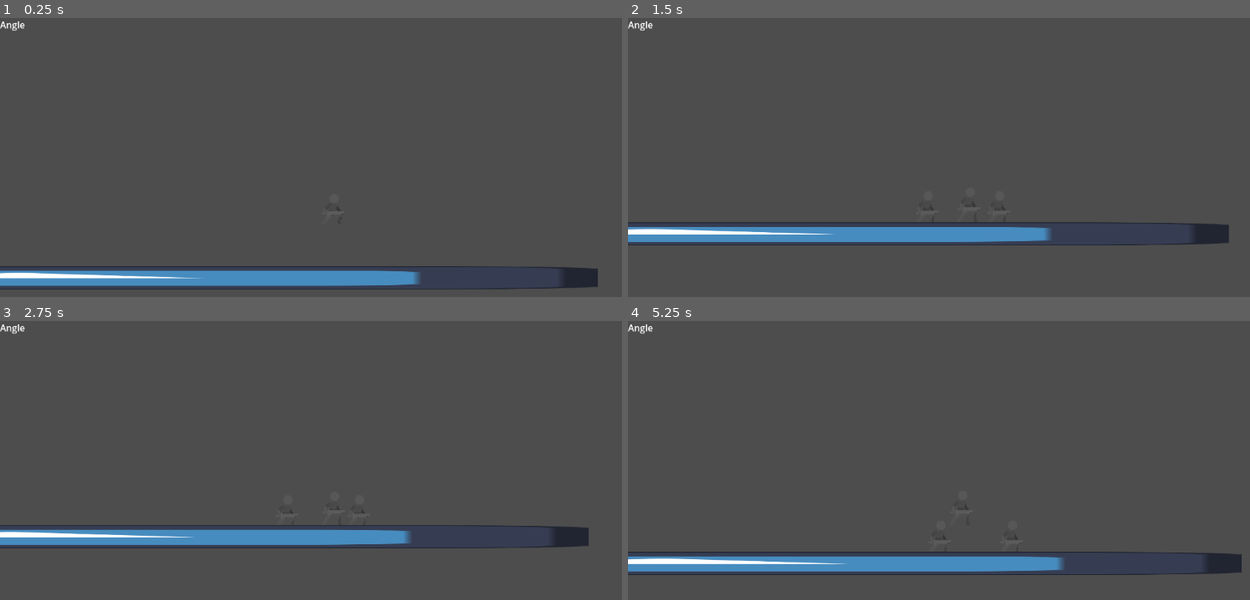
Above: before the commit, frames 1-4 (two rows, left to right).
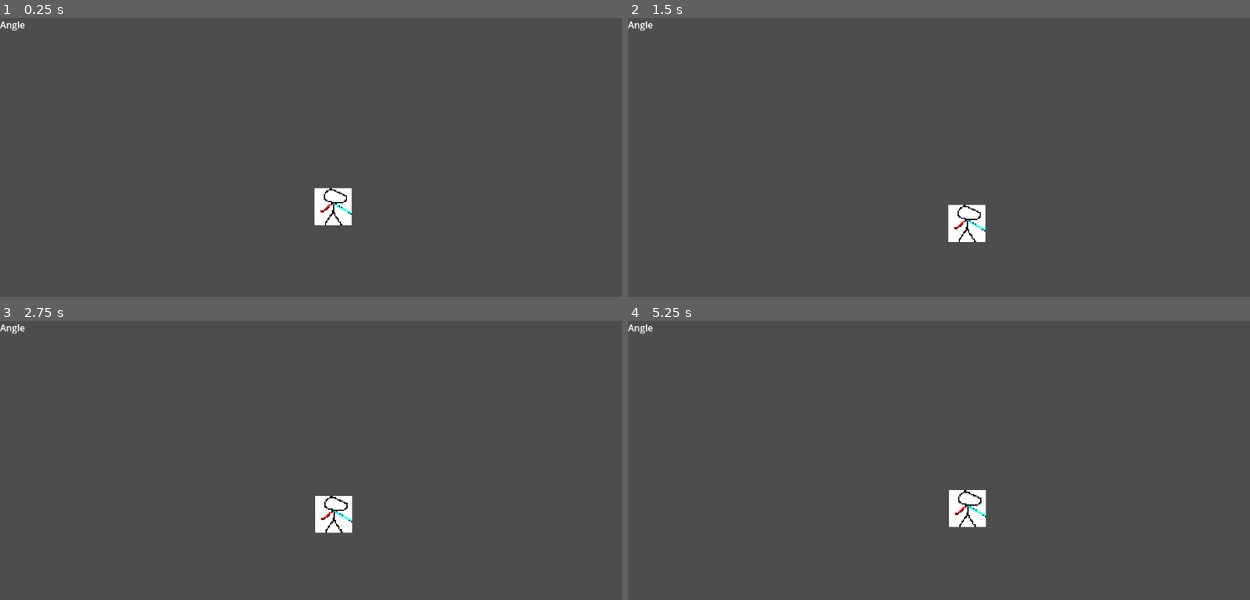
Above: after the commit, the same moments.

Repository: f-word-theta/untitled-portal-game
Game: Godot game, scene res://main.tscn
Same seed, same stepped clock (60 frames per second), same inputs: the game is played once before the commit and once after it. The engine's default icon, where the game draws it, is replaced by a stand-in: a white triangle on a blue panel in a dark square.
Inputs (mouse positions are in pixels of both pictures, inside the frame that each line leads up to):
- Up to frame 1 (0.25 s): no input
- Up to frame 2 (1.5 s): move the mouse to (1106, 185) at 0.52 s; hold D (right) from 0.53 s (still down); tap Space (jump) at 0.77 s; move the mouse to (827, 224) at 1.27 s
- Up to frame 3 (2.75 s): tap Space (jump) at 1.52 s; move the mouse to (398, 427) at 2.02 s; release D (right) at 2.03 s; hold A (left) from 2.03 s (still down)
- Up to frame 4 (5.25 s): move the mouse to (926, 583) at 2.77 s; release A (left) at 2.78 s; hold D (right) 2.78-4.28 s; tap Space (jump) at 3.02, 3.77, 4.52 s; move the mouse to (1162, 563) at 3.52 s; move the mouse to (758, 452) at 4.27 s; hold A (left) 4.28-5.03 s; move the mouse to (994, 507) at 5.02 s; hold D (right) from 5.03 s (still down)

The runs differ from the first frame. In frame 1, 5.9% of the frame differs, in the area x 0-97%, y 60-98%; in frame 2, 5.3%; in frame 3, 5.8%; in frame 4, 6.0%, in the area x 0-99%, y 60-92%.

Commit message:
added basic visuals

Diff:
--- a/components/velocity_component.gd
+++ b/components/velocity_component.gd
@@ -8,7 +8,7 @@
 const TERMINAL_SPEED: float = 1000.0 / 6
 
 const GROUND_ACCELERATION_FACTOR: float = 10.0
-const AIR_ACCELERATION_FACTOR: float = 0.75
+const AIR_ACCELERATION_FACTOR: float = 0.9
 
 @onready var character_body: CharacterBody2D = get_parent()
 
--- a/entities/base_portal.tscn
+++ b/entities/base_portal.tscn
@@ -11,6 +11,9 @@
 
 [sub_resource type="CanvasItemMaterial" id="CanvasItemMaterial_2homg"]
 light_mode = 2
+
+[sub_resource type="CanvasItemMaterial" id="CanvasItemMaterial_axqr4"]
+blend_mode = 2
 
 [node name="BasePortal" type="Area2D"]
 collision_layer = 0
@@ -46,5 +49,14 @@
 texture = ExtResource("2_bw3gt")
 texture_scale = 50.0
 
+[node name="SpecialSpriteGroup" type="CanvasGroup" parent="."]
+clip_children = 1
+
+[node name="Mask" type="Sprite2D" parent="SpecialSpriteGroup"]
+material = SubResource("CanvasItemMaterial_axqr4")
+scale = Vector2(200, 200)
+texture = ExtResource("2_bw3gt")
+offset = Vector2(-0.5, 0)
+
 [connection signal="body_entered" from="." to="." method="_on_body_entered"]
 [connection signal="body_exited" from="." to="." method="_on_body_exited"]
--- a/entities/player_entity.tscn
+++ b/entities/player_entity.tscn
@@ -1,89 +1,11 @@
-[gd_scene load_steps=17 format=3 uid="uid://cilo3y536q3r5"]
+[gd_scene load_steps=6 format=3 uid="uid://cilo3y536q3r5"]
 
-[ext_resource type="Texture2D" uid="uid://bgmh5srgcfhuc" path="res://assets/programmer_art/Player Sword Idle 48x48.png" id="2_e53yg"]
+[ext_resource type="Texture2D" uid="uid://de2ir5ntsxab0" path="res://assets/programmer_art/sadadsadsadasdsadad.png" id="2_0fkfj"]
 [ext_resource type="PackedScene" uid="uid://cynxuyi3jtepf" path="res://components/velocity_component.tscn" id="3_0wosf"]
 [ext_resource type="Texture2D" uid="uid://drg2kkkrnxtc0" path="res://assets/programmer_art/pixel.png" id="3_cdve6"]
 
 [sub_resource type="RectangleShape2D" id="RectangleShape2D_gmevb"]
-size = Vector2(30, 30)
-
-[sub_resource type="AtlasTexture" id="AtlasTexture_mr02j"]
-atlas = ExtResource("2_e53yg")
-region = Rect2(0, 0, 48, 40)
-
-[sub_resource type="AtlasTexture" id="AtlasTexture_hdf2v"]
-atlas = ExtResource("2_e53yg")
-region = Rect2(48, 0, 48, 40)
-
-[sub_resource type="AtlasTexture" id="AtlasTexture_ux0eb"]
-atlas = ExtResource("2_e53yg")
-region = Rect2(96, 0, 48, 40)
-
-[sub_resource type="AtlasTexture" id="AtlasTexture_73vty"]
-atlas = ExtResource("2_e53yg")
-region = Rect2(144, 0, 48, 40)
-
-[sub_resource type="AtlasTexture" id="AtlasTexture_ryn2c"]
-atlas = ExtResource("2_e53yg")
-region = Rect2(192, 0, 48, 40)
-
-[sub_resource type="AtlasTexture" id="AtlasTexture_gg6bd"]
-atlas = ExtResource("2_e53yg")
-region = Rect2(240, 0, 48, 40)
-
-[sub_resource type="AtlasTexture" id="AtlasTexture_3mvdt"]
-atlas = ExtResource("2_e53yg")
-region = Rect2(288, 0, 48, 40)
-
-[sub_resource type="AtlasTexture" id="AtlasTexture_46qwh"]
-atlas = ExtResource("2_e53yg")
-region = Rect2(336, 0, 48, 40)
-
-[sub_resource type="AtlasTexture" id="AtlasTexture_4j603"]
-atlas = ExtResource("2_e53yg")
-region = Rect2(384, 0, 48, 40)
-
-[sub_resource type="AtlasTexture" id="AtlasTexture_igk8f"]
-atlas = ExtResource("2_e53yg")
-region = Rect2(432, 0, 48, 40)
-
-[sub_resource type="SpriteFrames" id="SpriteFrames_nn5ix"]
-animations = [{
-"frames": [{
-"duration": 1.0,
-"texture": SubResource("AtlasTexture_mr02j")
-}, {
-"duration": 1.0,
-"texture": SubResource("AtlasTexture_hdf2v")
-}, {
-"duration": 1.0,
-"texture": SubResource("AtlasTexture_ux0eb")
-}, {
-"duration": 1.0,
-"texture": SubResource("AtlasTexture_73vty")
-}, {
-"duration": 1.0,
-"texture": SubResource("AtlasTexture_ryn2c")
-}, {
-"duration": 1.0,
-"texture": SubResource("AtlasTexture_gg6bd")
-}, {
-"duration": 1.0,
-"texture": SubResource("AtlasTexture_3mvdt")
-}, {
-"duration": 1.0,
-"texture": SubResource("AtlasTexture_46qwh")
-}, {
-"duration": 1.0,
-"texture": SubResource("AtlasTexture_4j603")
-}, {
-"duration": 1.0,
-"texture": SubResource("AtlasTexture_igk8f")
-}],
-"loop": true,
-"name": &"default",
-"speed": 5.0
-}]
+size = Vector2(32, 32)
 
 [sub_resource type="CanvasItemMaterial" id="CanvasItemMaterial_v3m0s"]
 blend_mode = 2
@@ -105,14 +27,10 @@
 
 [node name="SpecialSpriteGroup" type="CanvasGroup" parent="."]
 clip_children = 1
-position = Vector2(0, -5)
 
-[node name="PlayerSprite" type="AnimatedSprite2D" parent="SpecialSpriteGroup"]
+[node name="Sprite2D" type="Sprite2D" parent="SpecialSpriteGroup"]
 texture_filter = 5
-sprite_frames = SubResource("SpriteFrames_nn5ix")
-autoplay = "default"
-frame = 2
-frame_progress = 0.33315
+texture = ExtResource("2_0fkfj")
 
 [node name="Mask" type="Sprite2D" parent="SpecialSpriteGroup"]
 visible = false
--- a/entities/test_portal.gd
+++ b/entities/test_portal.gd
@@ -4,10 +4,19 @@
 const VELOCITY_RETAIN_FACTOR: float = 0.97
 
 @onready var portal_travellers: Array = []
+
+# this is a 2d array btw
+# [
+#	sprite_owner_1: [...],
+#	sprite_owner_2: [...],
+#	...
+# ]
 @onready var projected_sprites: Dictionary = {}
 
 @onready var label: Label = get_node("../DebugUI/Label")
-@onready var behindArea: Area2D = get_node("BehindArea")
+
+@onready var portal_special_sprite_group: CanvasGroup = get_node("SpecialSpriteGroup")
+@onready var portal_mask: Sprite2D = portal_special_sprite_group.get_node("Mask")
 
 @export var destination_portal: Portal = null
 @export var enabled: bool = true
@@ -19,31 +28,54 @@
 	if not enabled or not destination_portal:
 		return
 
+	# iterate through all entities touching portal
 	for traveller: PhysicsBody2D in portal_travellers:
+
+		#skip if entity isnt controllable entity
 		if not (traveller is RigidBody2D or traveller is CharacterBody2D):
 			return
 
+		# vector from center of portal to center of traveller
 		var vector_from_portal_to_traveller: Vector2 = traveller.global_position - global_position
 		var vector_from_portal_to_traveller_normalized: Vector2 = global_position.direction_to(traveller.global_position)
 
+		# calc distance and teleport if player reaches center of portal
 		if vector_from_portal_to_traveller_normalized.dot(global_transform.x) < 0.0:
 			previous_velocity = traveller.velocity
 
-			traveller.global_position = destination_portal.global_position + destination_portal.global_transform.x * 4 + vector_from_portal_to_traveller
-			traveller.velocity = destination_portal.global_transform.x.normalized() * previous_velocity.length() * VELOCITY_RETAIN_FACTOR
+			traveller.global_position = destination_portal.global_position + Vector2.RIGHT.rotated(destination_portal.global_rotation) * 5
 
+			traveller.velocity = Vector2.RIGHT.rotated(destination_portal.global_rotation) * previous_velocity.length() * VELOCITY_RETAIN_FACTOR
+
+		# portal visuals
+		# specialspritegroup/mask is for sprite clipping
 		if not (traveller.has_node("SpecialSpriteGroup")):
 			return
 
-		var special_sprite_group = traveller.get_node("SpecialSpriteGroup")
-		var mask_sprite = special_sprite_group.get_node("Mask")
+		var traveller_special_sprite_group = traveller.get_node("SpecialSpriteGroup")
+		var mask_sprite = traveller_special_sprite_group.get_node("Mask")
 
 		if not mask_sprite.visible:
 			mask_sprite.visible = true
 
 		for sprite_owner in projected_sprites:
-			for sprite in projected_sprites[sprite_owner]:
-				sprite.global_position = destination_portal.global_position
+			if sprite_owner == traveller.name:
+				for sprite in projected_sprites[sprite_owner]:
+
+					#rotation done
+					# flip sprite when rotation is in a certain way
+					var rounded_rotation_degrees: float = round(destination_portal.global_rotation_degrees)
+
+					if (rounded_rotation_degrees >= -180 and rounded_rotation_degrees <= -90) or (rounded_rotation_degrees <= 180 and rounded_rotation_degrees >= 90):
+						sprite.flip_v = true
+						sprite.flip_h = true
+					else:
+						sprite.flip_v = false
+						sprite.flip_h = false
+
+					#position done
+					sprite.global_position = destination_portal.global_position - ( vector_from_portal_to_traveller.length() * Vector2.RIGHT.rotated(destination_portal.global_rotation))
+
 
 		mask_sprite.global_rotation = global_rotation
 		mask_sprite.global_position = global_position
@@ -51,28 +83,24 @@
 
 
 func _on_body_entered(body: PhysicsBody2D) -> void:
-	var special_sprite_group = body.get_node("SpecialSpriteGroup")
-	var mask_sprite = special_sprite_group.get_node("Mask")
+	var body_special_sprite_group = body.get_node("SpecialSpriteGroup")
+	var mask_sprite = body_special_sprite_group.get_node("Mask")
 
-	for sprite in special_sprite_group.get_children():
+	for sprite in body_special_sprite_group.get_children():
 		if sprite == mask_sprite:
 			continue
 
-		var duplicated_sprite: AnimatedSprite2D = AnimatedSprite2D.new()
-		add_child(duplicated_sprite)
+		#for now its just sprite2d. will add support for other sprite types later
+		var duplicated_sprite: Sprite2D = Sprite2D.new()
+
+		destination_portal.portal_special_sprite_group.add_child(duplicated_sprite)
+		destination_portal.portal_special_sprite_group.move_child(duplicated_sprite, 0)
+
 
 		duplicated_sprite.texture_filter = sprite.texture_filter
 		duplicated_sprite.name = sprite.name
 
-		duplicated_sprite.global_rotation = sprite.global_rotation
-
-		duplicated_sprite.sprite_frames = sprite.sprite_frames
-		duplicated_sprite.animation = sprite.animation
-
-		duplicated_sprite.play()
-
-		duplicated_sprite.frame = sprite.frame
-		duplicated_sprite.frame_progress = sprite.frame_progress
+		duplicated_sprite.texture = sprite.texture
 
 		projected_sprites[body.name] = []
 
@@ -83,15 +111,16 @@
 	body.set_collision_mask_value(1, false)
 
 func _on_body_exited(body: PhysicsBody2D) -> void:
-	var special_sprite_group = body.get_node("SpecialSpriteGroup")
-	var mask_sprite = special_sprite_group.get_node("Mask")
+	var body_special_sprite_group = body.get_node("SpecialSpriteGroup")
+	var mask_sprite = body_special_sprite_group.get_node("Mask")
 
 	if mask_sprite.visible:
 		mask_sprite.visible = false
 
-	for sprite in special_sprite_group.get_children():
-		if sprite == mask_sprite:
-			continue
+	for sprite_owner in projected_sprites:
+		if sprite_owner == body.name:
+			for sprite in projected_sprites[sprite_owner]:
+				sprite.queue_free()
 
 	portal_travellers.erase(body)
 
--- a/main.tscn
+++ b/main.tscn
@@ -10,7 +10,7 @@
 [node name="Main" type="Node2D"]
 
 [node name="PlayerEntity" parent="." instance=ExtResource("1_5jv5i")]
-position = Vector2(347, 415)
+position = Vector2(377, 203)
 
 [node name="CanvasGroup" type="CanvasGroup" parent="."]
 z_index = -1
@@ -58,12 +58,13 @@
 metadata/_edit_lock_ = true
 
 [node name="CyanPortal" parent="." node_paths=PackedStringArray("destination_portal") instance=ExtResource("3_n3m07")]
-position = Vector2(315, 453)
+position = Vector2(245, 395)
+rotation = -1.5708
 destination_portal = NodePath("../PinkPortal")
 
 [node name="PinkPortal" parent="." node_paths=PackedStringArray("destination_portal") instance=ExtResource("3_n3m07")]
-position = Vector2(377, 453)
-rotation = 3.14159
+position = Vector2(377, 358)
+rotation = -1.5708
 scale = Vector2(1, 0.996416)
 destination_portal = NodePath("../CyanPortal")
 
@@ -76,10 +77,6 @@
 [node name="CollisionShape2D" type="CollisionShape2D" parent="StaticBody2D"]
 shape = SubResource("RectangleShape2D_r4tvo")
 
-[node name="Sprite2D" type="Sprite2D" parent="StaticBody2D"]
-scale = Vector2(7.809, 0.155)
-texture = ExtResource("2_fjo0d")
-
 [node name="DebugUI" type="CanvasLayer" parent="."]
 
 [node name="Label" type="Label" parent="DebugUI"]
Binary file added: assets/programmer_art/sadadsadsadasdsadad.png
Not shown, added: assets/programmer_art/sadadsadsadasdsadad.png.import
Not shown: 1 places in entities/base_portal.tscn that only renumber resources
